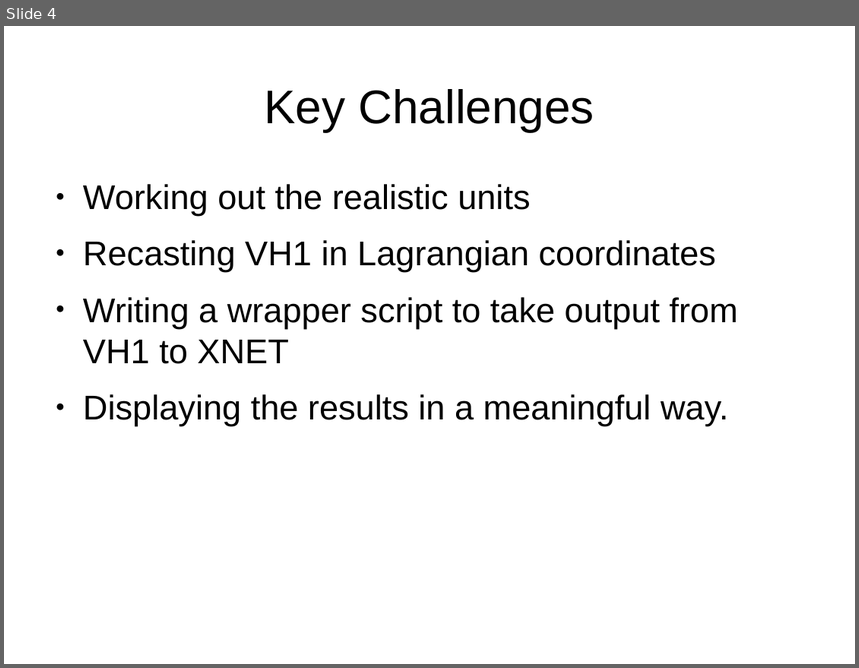
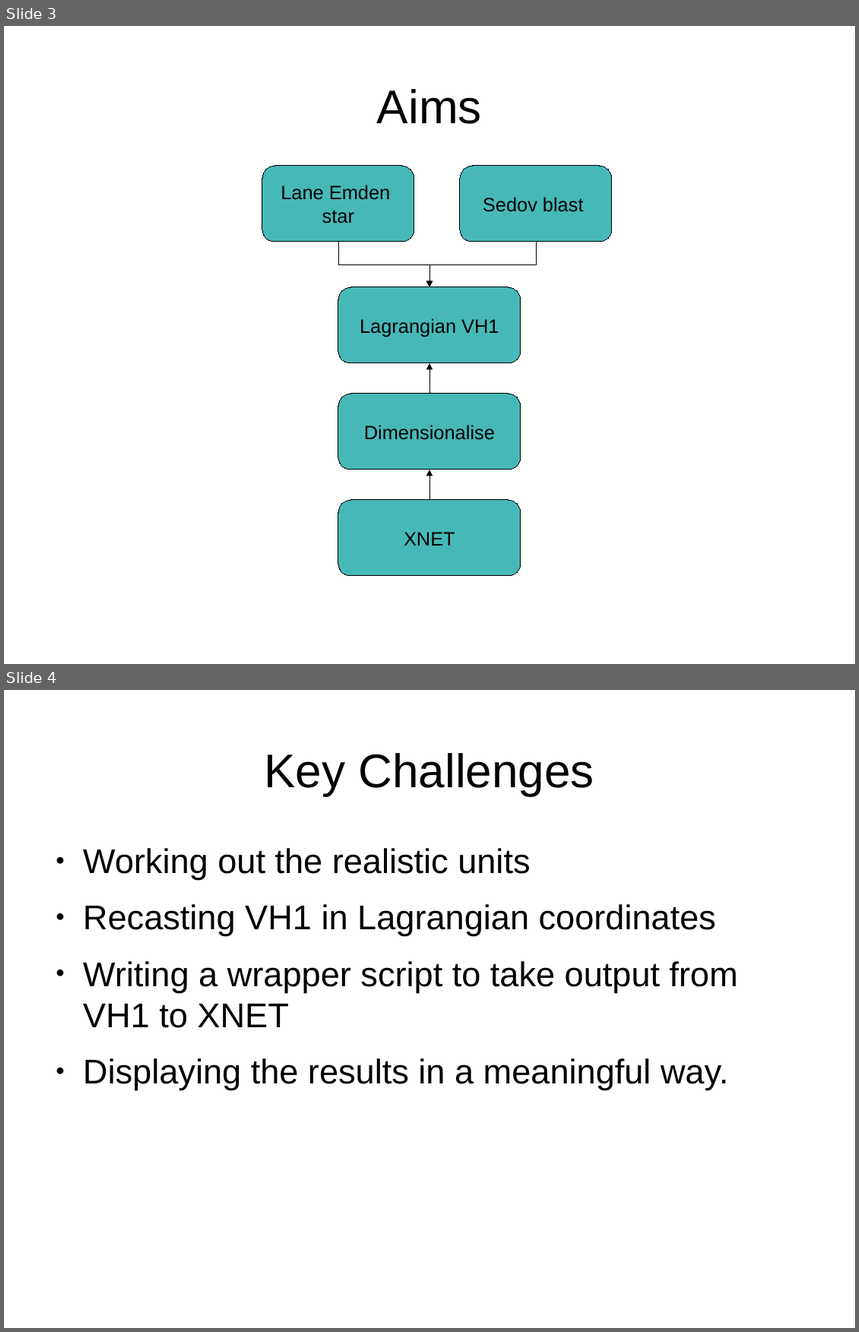
Before and after one commit to KJCook/sedov-solution, a slide deck: presentation.odp. Shown one above the other, each under a label of ours: slide 4 before the commit, slides 3 and 4 after it. The pictures are 859x668 and 859x1332 pixels, drawn with LibreOffice and Linux fonts; fonts in the diff are those of the drawing. Boxes give left, top, right and bottom in pixels: in the first picture for what was removed or moved away, otherwise in the second. Text is boxed around its words. In the diff, an @@ line names an element or a change of style, - is before the commit and + after.

```diff
--- a/presentation.odp
+++ b/presentation.odp
@@ slide 3 added at [4,26,855,664], background #FFFFFF @@
@@ title added at [377,89,482,124], 44 pt, text #000000 @@
+Aims
@@ rounded rectangle added at [262,166,415,242], fill #47B8B8, outline #000000 0 pt, 18 pt, text #000000 @@
+Lane Emden
+star
@@ rounded rectangle added at [461,166,613,242], fill #47B8B8, outline #000000 0 pt, 18 pt, text #000000 @@
+Sedov blast
@@ elbow arrow added from (338, 243) to (430, 288), #000000 0 pt @@
@@ elbow arrow added from (536, 243) to (430, 288), #000000 0 pt @@
@@ rounded rectangle added at [338,288,521,363], fill #47B8B8, outline #000000 0 pt, 18 pt, text #000000 @@
+Lagrangian VH1
@@ elbow arrow added from (430, 394) to (430, 363), #000000 0 pt @@
@@ rounded rectangle added at [338,394,521,469], fill #47B8B8, outline #000000 0 pt, 18 pt, text #000000 @@
+Dimensionalise
@@ elbow arrow added from (430, 500) to (430, 470), #000000 0 pt @@
@@ rounded rectangle added at [338,500,521,576], fill #47B8B8, outline #000000 0 pt, 18 pt, text #000000 @@
+XNET
```
Also in this commit, not shown: 7 slides changed, 9 other slides added, 4 slides removed.
